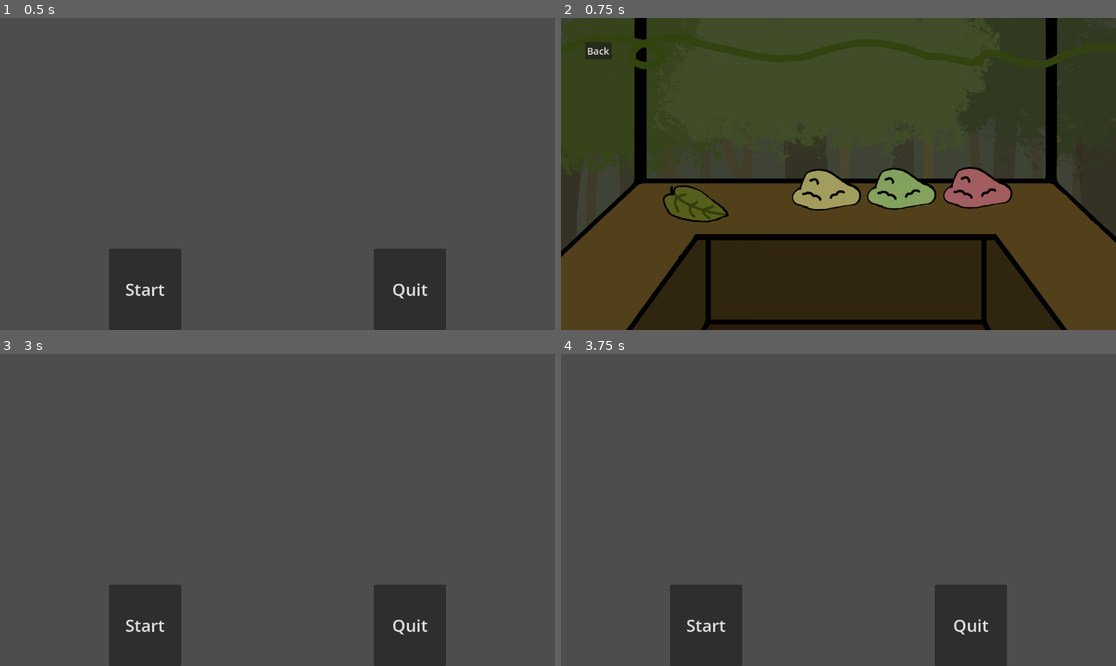
Above: before the commit, frames 1-4 (two rows, left to right).
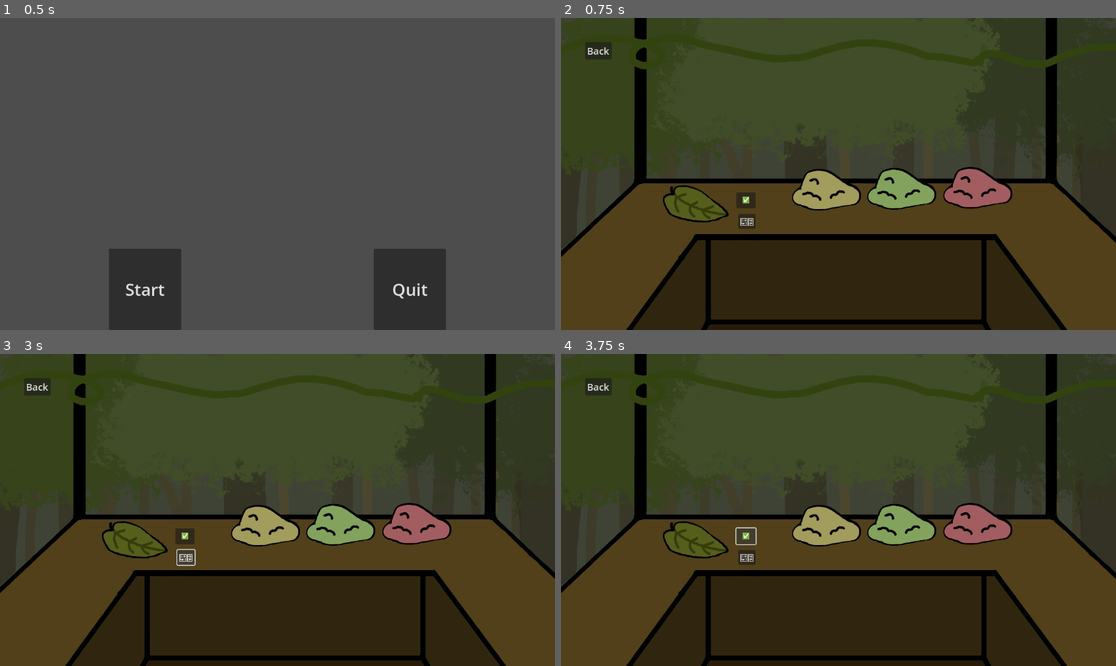
Above: after the commit, the same moments.

Repository: christianklehm/monkey-game
Game: Godot game, scene res://scenes/menu_scene.tscn
The game is run twice, just before and just after one commit, with the same random seed, the same clock (stepped at 60 frames per second) and the same inputs.
Inputs (mouse positions are in pixels of both pictures, inside the frame that each line leads up to):
- Up to frame 1 (0.5 s): no input
- Up to frame 2 (0.75 s): click "Start" at 0.5 s
- Up to frame 3 (3 s): click "Back" at 1.25 s; click "Start" at 2 s; click "Back" (after the commit: "🗑️") at 2.75 s
- Up to frame 4 (3.75 s): click (744, 534) at 3.5 s, where only the run after the commit has a clickable "✅"

Frame 1 is identical in both runs. In frame 2, 0.3% of the frame differs, in the area x 31-36%, y 55-68%; in frame 3, 96%, in the area x 0-100%, y 0-100%; in frame 4, 96%.

Commit message:
Added clear plate and submit order buttons

Diff:
--- a/scenes/play_scene.tscn
+++ b/scenes/play_scene.tscn
@@ -13,6 +13,8 @@
 [ext_resource type="Texture2D" uid="uid://bkbw5a5s5rq5g" path="res://assets/sprites/Temp_YellowPeanuts_Light.png" id="11_053dl"]
 [ext_resource type="Script" uid="uid://d2bs8wm5tshu1" path="res://scripts/pn_active_plate_controller.gd" id="12_5kjkg"]
 [ext_resource type="Texture2D" uid="uid://dbt73sm3ut4h1" path="res://assets/sprites/Temp_LeafPlate.png" id="13_ki1q6"]
+[ext_resource type="Script" uid="uid://bsyibk0aeq3y7" path="res://scenes/ps_clear_plate_button.gd" id="14_63tcr"]
+[ext_resource type="Script" uid="uid://bct8t502ubqkw" path="res://scenes/ps_submit_order_button.gd" id="15_qhxom"]
 
 [node name="play_scene" type="Node2D"]
 
@@ -89,6 +91,24 @@
 polygon = PackedVector2Array(230, 362, 238, 349, 257, 347, 267, 349, 289, 355, 315, 377, 340, 395, 348, 408, 344, 412, 324, 421, 307, 424, 274, 424, 245, 418, 225, 408, 211, 384, 212, 371, 219, 365)
 metadata/_edit_lock_ = true
 
+[node name="ps_clear_plate_button" type="Button" parent="."]
+offset_left = 368.0
+offset_top = 407.0
+offset_right = 402.0
+offset_bottom = 438.0
+text = "🗑️"
+script = ExtResource("14_63tcr")
+metadata/_edit_lock_ = true
+
+[node name="ps_submit_order_button" type="Button" parent="."]
+offset_left = 364.0
+offset_top = 362.0
+offset_right = 404.0
+offset_bottom = 395.0
+text = "✅"
+script = ExtResource("15_qhxom")
+metadata/_edit_lock_ = true
+
 [connection signal="pressed" from="ps_back_to_mm" to="ps_back_to_mm" method="_on_pressed"]
 [connection signal="mouse_entered" from="ps_red_pile_controller" to="ps_red_pile_controller" method="_on_mouse_entered"]
 [connection signal="mouse_exited" from="ps_red_pile_controller" to="ps_red_pile_controller" method="_on_mouse_exited"]
@@ -96,3 +116,5 @@
 [connection signal="mouse_exited" from="ps_green_pile_controller2" to="ps_green_pile_controller2" method="_on_mouse_exited"]
 [connection signal="mouse_entered" from="ps_yellow_pile_controller2" to="ps_yellow_pile_controller2" method="_on_mouse_entered"]
 [connection signal="mouse_exited" from="ps_yellow_pile_controller2" to="ps_yellow_pile_controller2" method="_on_mouse_exited"]
+[connection signal="pressed" from="ps_clear_plate_button" to="ps_clear_plate_button" method="_on_pressed"]
+[connection signal="pressed" from="ps_submit_order_button" to="ps_submit_order_button" method="_on_pressed"]
--- /dev/null
+++ b/scenes/ps_clear_plate_button.gd
@@ -0,0 +1,4 @@
+extends Button
+
+func _on_pressed() -> void:
+	get_node("../ps_active_plate_controller").clear_plate()
--- /dev/null
+++ b/scenes/ps_submit_order_button.gd
@@ -0,0 +1,4 @@
+extends Button
+
+func _on_pressed() -> void:
+	print("The order is submitted!")
--- a/scripts/pn_active_plate_controller.gd
+++ b/scripts/pn_active_plate_controller.gd
@@ -16,7 +16,7 @@
 		if event.button_index == MOUSE_BUTTON_LEFT and event.pressed:
 			remove_peanut()
 
-func get_next_position():
+func get_next_position() -> Vector2:
 	var num_peanuts = len(placed_peanuts)
 	return positions[num_peanuts]
 
@@ -37,3 +37,8 @@
 	var last_peanut = placed_peanuts.pop_back()
 	remove_child(last_peanut)
 	last_peanut.queue_free()
+
+func clear_plate() -> void:
+	while len(placed_peanuts) > 0:
+		remove_peanut()
+	return
Not shown: 1 places in scenes/play_scene.tscn that only renumber resources
Not shown, added: scenes/ps_clear_plate_button.gd.uid
Not shown, added: scenes/ps_submit_order_button.gd.uid
